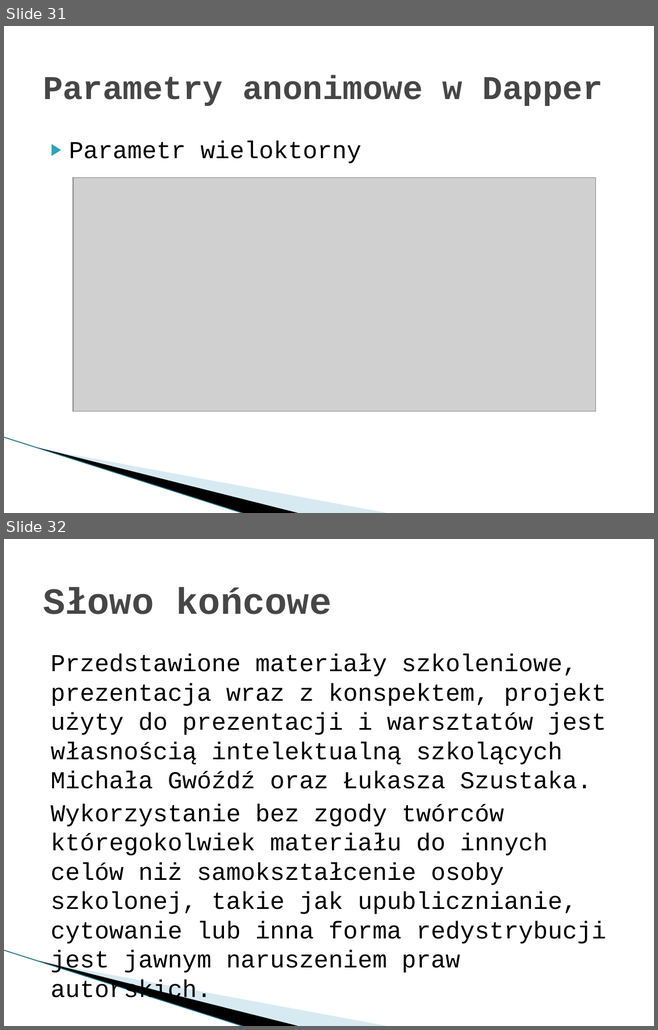
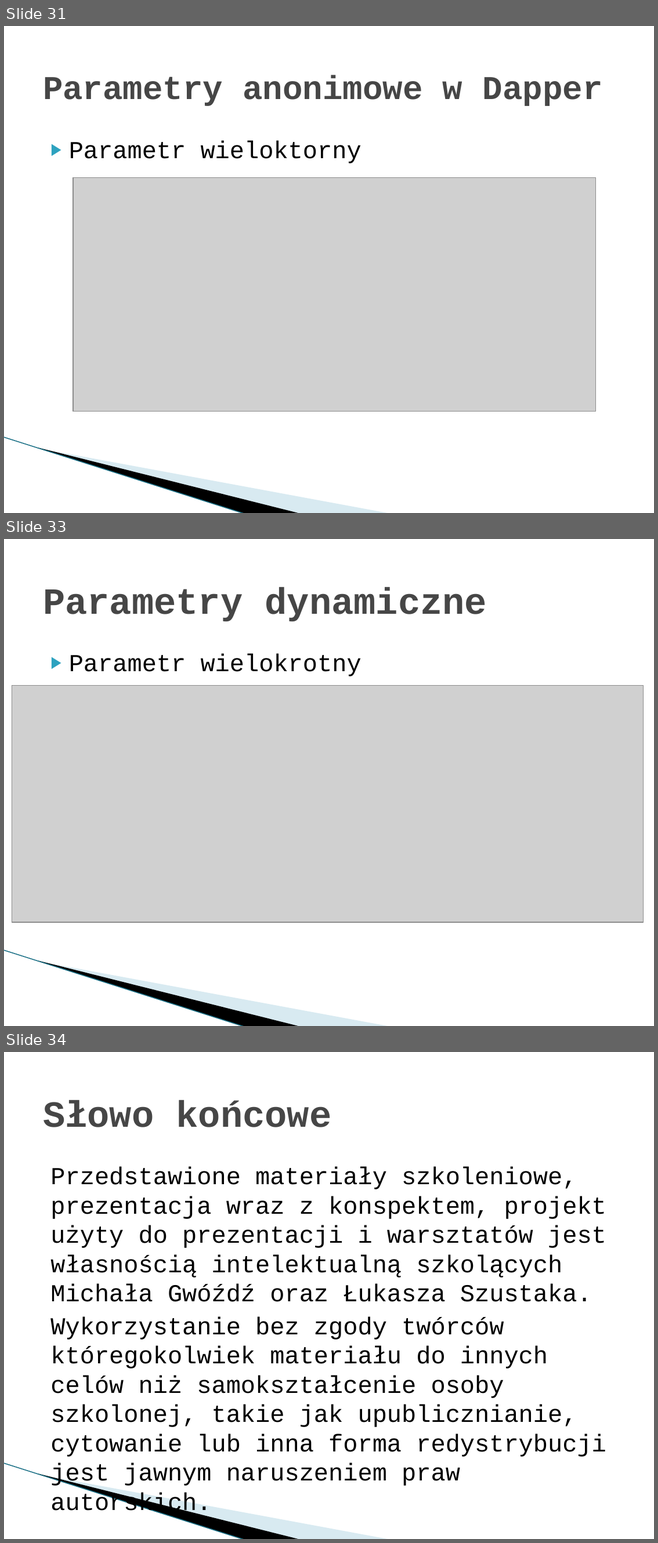
Before and after one commit to mietghar/Dapper_Workshop, a slide deck: Files/Szkolenie warsztatowe Dapper.pptx. Shown one above the other, each under a label of ours: slides 31 and 32 before the commit, slides 31, 33 and 34 after it; the slides between them are not shown. The pictures are 658x1030 and 658x1543 pixels, drawn with LibreOffice and Linux fonts; fonts in the diff are those of the drawing; grey boxes stand for pictures; background and template pictures are left out. Boxes give left, top, right and bottom in pixels: in the first picture for what was removed or moved away, otherwise in the second. Text is boxed around its words. In the diff, an @@ line names an element or a change of style, - is before the commit and + after.

Commit message:
presentation - added dynamic parameters

```diff
--- a/Files/Szkolenie warsztatowe Dapper.pptx
+++ b/Files/Szkolenie warsztatowe Dapper.pptx
@@ slide 33 added at [4,539,654,1026], background #FFFFFF; not listed: 3 template elements that a slide beside it also shows @@
@@ title added at [43,587,487,621], 41 pt, text #464646, bold @@
+Parametry dynamiczne
@@ text added at [69,654,361,676], 27 pt, text #000000 @@
+▶ Parametr wielokrotny
@@ picture added at [12,685,643,922] @@
@@ what was slide 32 is now slide 34 @@
```
Also in this commit, not shown: 1 other slide added.
